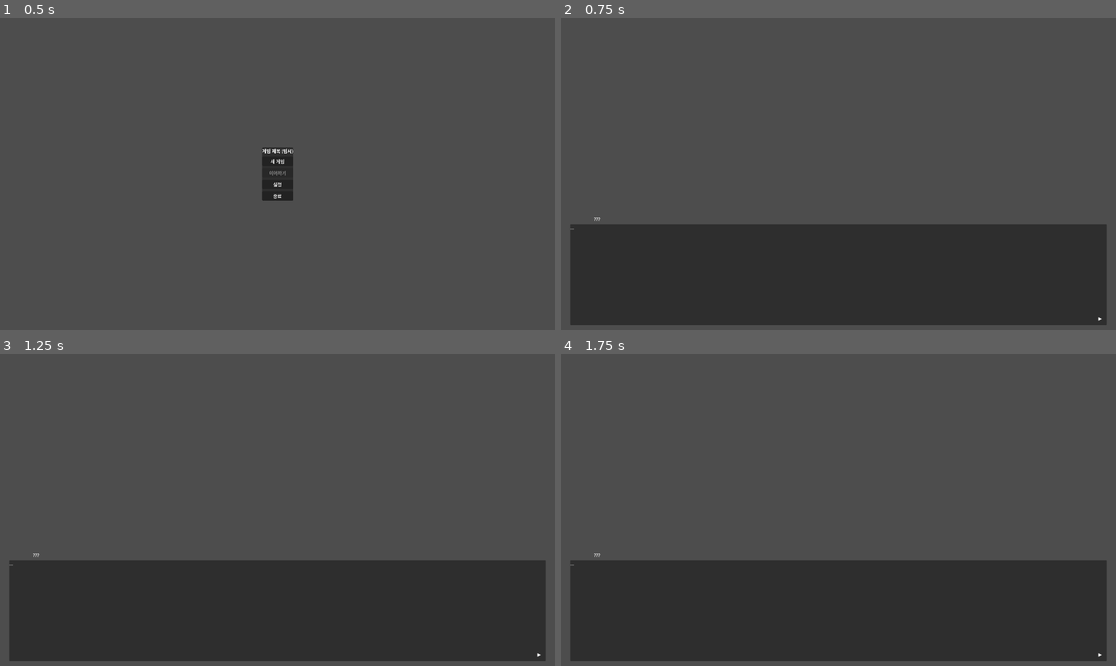
Above: before the commit, frames 1-4 (two rows, left to right).
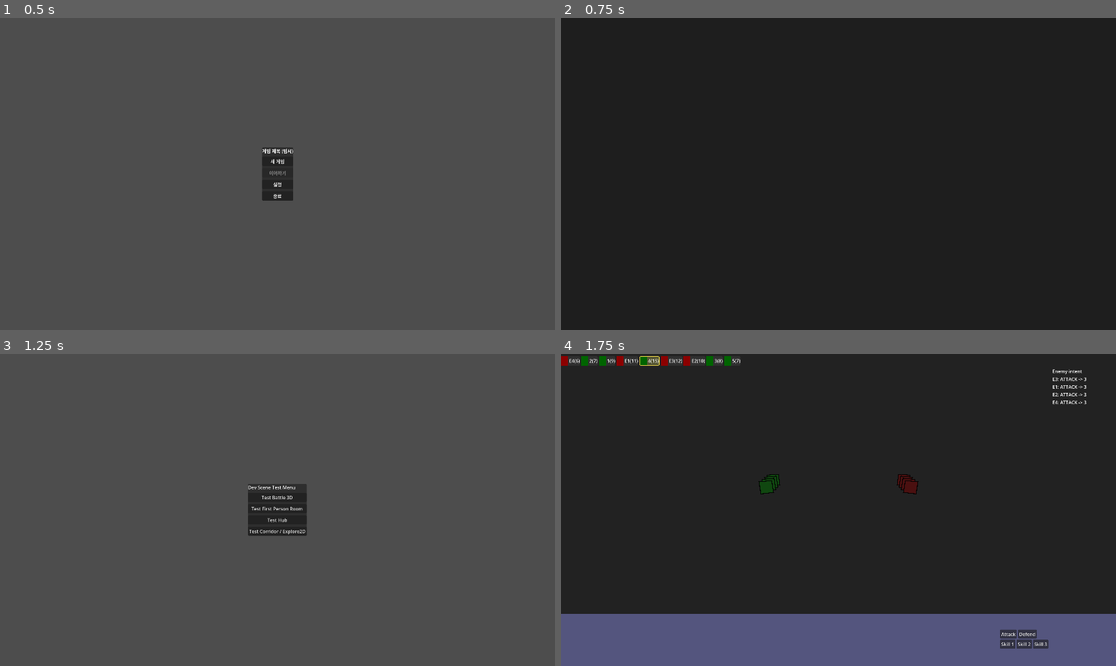
Above: after the commit, the same moments.

Repository: pjh546332-ops/my-godot-project
Game: Godot game, scene res://Scenes/GameRoot.tscn
The game is run twice, just before and just after one commit, with the same random seed, the same clock (stepped at 60 frames per second) and the same inputs.
Inputs (mouse positions are in pixels of both pictures, inside the frame that each line leads up to):
- Up to frame 1 (0.5 s): no input
- Up to frame 2 (0.75 s): click "새 게임" at 0.5 s
- Up to frame 3 (1.25 s): no input
- Up to frame 4 (1.75 s): click (838, 497) at 1.25 s, where only the run after the commit has a clickable "Test Battle 3D"

Frame 1 is identical in both runs. In frame 2, 69% of the frame differs, in the area x 0-100%, y 0-100%; in frame 3, 33%; in frame 4, 83%.

Commit message:
수정 내용

Diff:
--- /dev/null
+++ b/Scenes/Dev/DevMenuScene.tscn
@@ -0,0 +1,53 @@
+[gd_scene format=3 load_steps=2]
+
+[ext_resource type="Script" path="res://Scripts/Dev/dev_menu.gd" id="1"]
+
+[node name="DevMenu" type="Control"]
+layout_mode = 3
+anchors_preset = 15
+anchor_right = 1.0
+anchor_bottom = 1.0
+grow_horizontal = 2
+grow_vertical = 2
+script = ExtResource("1")
+
+[node name="CenterContainer" type="CenterContainer" parent="."]
+layout_mode = 1
+anchors_preset = 8
+anchor_left = 0.5
+anchor_top = 0.5
+anchor_right = 0.5
+anchor_bottom = 0.5
+offset_left = -120.0
+offset_top = -120.0
+offset_right = 120.0
+offset_bottom = 120.0
+grow_horizontal = 2
+grow_vertical = 2
+
+[node name="PanelContainer" type="PanelContainer" parent="CenterContainer"]
+layout_mode = 2
+
+[node name="VBox" type="VBoxContainer" parent="CenterContainer/PanelContainer"]
+layout_mode = 2
+theme_override_constants/separation = 8
+
+[node name="Title" type="Label" parent="CenterContainer/PanelContainer/VBox"]
+layout_mode = 2
+text = "Dev Scene Test Menu"
+
+[node name="Battle3DButton" type="Button" parent="CenterContainer/PanelContainer/VBox"]
+layout_mode = 2
+text = "Test Battle 3D"
+
+[node name="FirstPersonRoomButton" type="Button" parent="CenterContainer/PanelContainer/VBox"]
+layout_mode = 2
+text = "Test First Person Room"
+
+[node name="HubButton" type="Button" parent="CenterContainer/PanelContainer/VBox"]
+layout_mode = 2
+text = "Test Hub"
+
+[node name="Explore2DButton" type="Button" parent="CenterContainer/PanelContainer/VBox"]
+layout_mode = 2
+text = "Test Corridor / Explore2D"
--- a/Scripts/Battle/battle_scene_3d.gd
+++ b/Scripts/Battle/battle_scene_3d.gd
@@ -58,6 +58,11 @@
 		character_list.setup(battle_manager)
 	if action_panel and action_panel.has_method("setup"):
 		action_panel.setup(battle_manager)
+		# 버튼 시그널을 BattleManager에 연결 (중복 연결 방지)
+		if not action_panel.attack_pressed.is_connected(battle_manager.on_attack_pressed):
+			action_panel.attack_pressed.connect(battle_manager.on_attack_pressed)
+		if not action_panel.defend_pressed.is_connected(battle_manager.on_defend_pressed):
+			action_panel.defend_pressed.connect(battle_manager.on_defend_pressed)
 	if enemy_intent_ui and enemy_intent_ui.has_method("setup"):
 		enemy_intent_ui.setup(battle_manager)
 	if reaction_panel and reaction_panel.has_method("setup"):
--- a/Scripts/Battle/battle_stage_3d.gd
+++ b/Scripts/Battle/battle_stage_3d.gd
@@ -4,17 +4,17 @@
 ## 마우스 클릭으로 유닛 선택을 처리하는 컨트롤러.
 
 const ALLY_SLOTS: Array[Vector3] = [
-	Vector3(-2.0, 0.5, 1.0),
-	Vector3(-0.7, 0.5, 0.8),
-	Vector3(0.7, 0.5, 0.8),
-	Vector3(2.0, 0.5, 1.0),
+	Vector3(-3.5, 0.5, 0.6),
+	Vector3(-3.5, 0.5, 0.2),
+	Vector3(-3.5, 0.5, -0.2),
+	Vector3(-3.5, 0.5, -0.6),
 ]
 
 const ENEMY_SLOTS: Array[Vector3] = [
-	Vector3(-2.0, 0.5, -1.5),
-	Vector3(-0.7, 0.5, -1.8),
-	Vector3(0.7, 0.5, -1.8),
-	Vector3(2.0, 0.5, -1.5),
+	Vector3(3.5, 0.5, 0.6),
+	Vector3(3.5, 0.5, 0.2),
+	Vector3(3.5, 0.5, -0.2),
+	Vector3(3.5, 0.5, -0.6),
 ]
 
 @onready var units_root: Node3D = $StageRoot3D/Units
@@ -27,12 +27,15 @@
 var _selected_unit: BattleUnit = null
 var _selection_ring: MeshInstance3D = null
 var _unit_nodes: Dictionary = {}
+var _manager: BattleManager = null
 
 
 func spawn_units_from_manager(manager: BattleManager) -> void:
 	## 기존 유닛 로직(BattleManager.get_all_units)에서 목록을 받아 3D 스테이지에 배치.
 	if not units_root or manager == null:
 		return
+
+	_manager = manager
 
 	_clear_units()
 	_clear_selection()
@@ -191,6 +194,14 @@
 		_clear_selection()
 		return
 
+	# 3D에서 적 유닛을 클릭했을 때 타겟 선택 모드라면 BattleManager에 위임
+	if _manager != null \
+			and _manager._state == BattleManager.State.ALLY_SELECT_TARGET \
+			and unit.is_enemy() \
+			and unit.is_alive():
+		_manager.on_enemy_clicked(unit)
+		return
+
 	_set_selection(unit, holder.global_position)
 
 
--- a/Scripts/Core/game_root.gd
+++ b/Scripts/Core/game_root.gd
@@ -14,6 +14,8 @@
 const PREP_SCENE := "res://Scenes/DungeonPrep/DungeonPrepScene.tscn"
 const EXPLORE_SCENE := "res://Scenes/Explore/ExploreScene.tscn"
 const FIRST_PERSON_ROOM_SCENE := "res://Scenes/Explore/FirstPersonRoom.tscn"
+const DEV_MENU_SCENE := "res://Scenes/Dev/DevMenuScene.tscn"
+const BATTLE_SCENE_3D := "res://Scenes/Battle/BattleScene3D.tscn"
 
 const MODE_SCENES: Dictionary = {
 	GameMode.EXPLORE: EXPLORE_SCENE,
@@ -116,6 +118,16 @@
 
 	if inst.has_signal("request_back_to_hub"):
 		inst.request_back_to_hub.connect(go_to_hub)
+
+	# Dev 메뉴에서 테스트 씬 요청 신호 연결
+	if inst.has_signal("request_test_battle_3d"):
+		inst.request_test_battle_3d.connect(_on_request_test_battle_3d)
+	if inst.has_signal("request_test_first_person_room"):
+		inst.request_test_first_person_room.connect(_on_request_test_first_person_room)
+	if inst.has_signal("request_test_hub"):
+		inst.request_test_hub.connect(_on_request_test_hub)
+	if inst.has_signal("request_test_explore_2d"):
+		inst.request_test_explore_2d.connect(_on_request_test_explore_2d)
 
 	# ExploreScene / FirstPersonRoom 루프 신호 연결
 	if inst.has_signal("request_enter_room"):
@@ -179,7 +191,15 @@
 	if _dungeon_map:
 		_dungeon_map.init_grid()
 
-	_start_prologue_intro()
+	_start_dev_menu()
+
+
+func _start_dev_menu() -> void:
+	print("[GameRoot] Start DevMenu")
+	_current_mode = GameMode.HUB  # Dev 메뉴는 HUB와 유사한 상태로 취급
+	if GameState:
+		GameState.current_mode = _mode_to_game_state_enum(_current_mode)
+	_fade_and_switch_to(DEV_MENU_SCENE)
 
 
 func _start_prologue_intro() -> void:
@@ -291,6 +311,30 @@
 		if bm and "current_round" in bm:
 			rounds = bm.current_round
 	GameState.set_battle_result(ally_won, rounds)
+
+
+func _on_request_test_battle_3d() -> void:
+	print("[GameRoot] DevMenu: Test Battle 3D")
+	_current_mode = GameMode.BATTLE
+	_fade_and_switch_to(BATTLE_SCENE_3D)
+
+
+func _on_request_test_first_person_room() -> void:
+	print("[GameRoot] DevMenu: Test First Person Room")
+	_current_mode = GameMode.EXPLORE
+	_fade_and_switch_to(FIRST_PERSON_ROOM_SCENE)
+
+
+func _on_request_test_hub() -> void:
+	print("[GameRoot] DevMenu: Test Hub")
+	_current_mode = GameMode.HUB
+	_fade_and_switch_to(HUB_SCENE)
+
+
+func _on_request_test_explore_2d() -> void:
+	print("[GameRoot] DevMenu: Test Explore 2D")
+	_current_mode = GameMode.EXPLORE
+	_fade_and_switch_to(EXPLORE_SCENE)
 
 
 func _on_new_game_requested() -> void:
--- /dev/null
+++ b/Scripts/Dev/dev_menu.gd
@@ -0,0 +1,41 @@
+extends Control
+
+## 개발용 씬 테스트 메뉴.
+## 실제 씬 전환은 GameRoot가 담당하고, 이 메뉴는 시그널만 발행한다.
+
+signal request_test_battle_3d
+signal request_test_first_person_room
+signal request_test_hub
+signal request_test_explore_2d
+
+@onready var battle3d_button: Button = $CenterContainer/PanelContainer/VBox/Battle3DButton
+@onready var fp_room_button: Button = $CenterContainer/PanelContainer/VBox/FirstPersonRoomButton
+@onready var hub_button: Button = $CenterContainer/PanelContainer/VBox/HubButton
+@onready var explore2d_button: Button = $CenterContainer/PanelContainer/VBox/Explore2DButton
+
+
+func _ready() -> void:
+	if battle3d_button:
+		battle3d_button.pressed.connect(_on_battle3d_pressed)
+	if fp_room_button:
+		fp_room_button.pressed.connect(_on_fp_room_pressed)
+	if hub_button:
+		hub_button.pressed.connect(_on_hub_pressed)
+	if explore2d_button:
+		explore2d_button.pressed.connect(_on_explore2d_pressed)
+
+
+func _on_battle3d_pressed() -> void:
+	request_test_battle_3d.emit()
+
+
+func _on_fp_room_pressed() -> void:
+	request_test_first_person_room.emit()
+
+
+func _on_hub_pressed() -> void:
+	request_test_hub.emit()
+
+
+func _on_explore2d_pressed() -> void:
+	request_test_explore_2d.emit()
Not shown, added: Scripts/Dev/dev_menu.gd.uid
